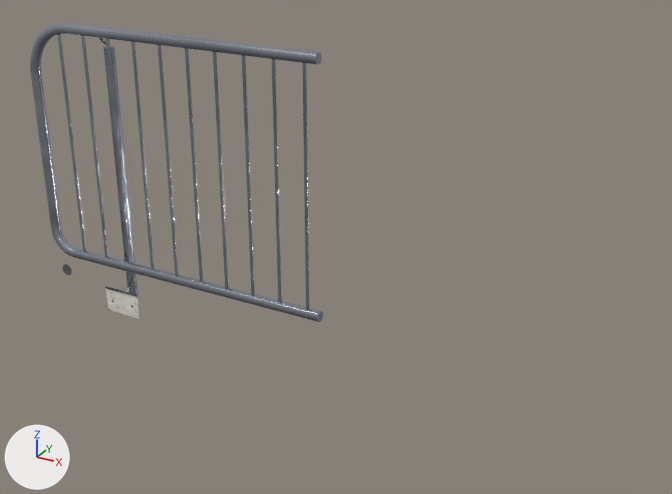
One commit to the glTF model public/katalog/modelle/gelaender-ende-rechts.gltf: the scene before it, then after it.
Before and after are seen from a 50 mm camera at (2.01, -2.47, 1.71) aimed at (0.62, 0.05, 0.45). The axes (+X, +Y, +Z) are drawn at lower left. The lights are the same throughout. The older version comes first. Vertices at exactly the same position are counted once.

Names of what the first picture shows: 'SK0001_Geländer-Ende_rechts.001'.
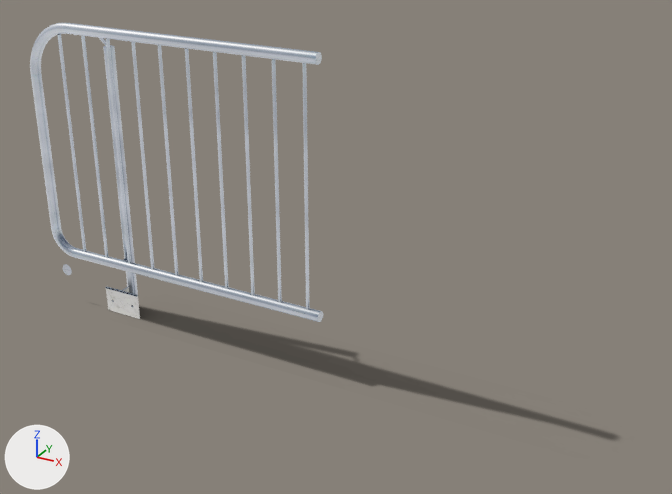
Location of each change, [x1, y1, x2, y2] in pixels of the pictures (672 x 494 px):
'Schatten', added
    after: [139, 306, 616, 439]
part 1 of me_sk0001_geländer_ende_rechts_001, recoloured (lighter)
    both: [30, 23, 323, 322]
part 2 of me_sk0001_geländer_ende_rechts_001, recoloured
    both: [106, 287, 140, 319]

The edits, one by one:
Picture 'gelaender-ende-rechts_licht' (img_gelaender_ende_rechts_licht) is new.
Picture 'gelaender-ende-rechts_schatten' (img_gelaender_ende_rechts_schatten) is new.
Material 'Stahl_web.016' (mat_stahl_web_016) is new.
Uses the picture img_gelaender_ende_rechts_licht.
Material 'Beton_web.025' (mat_beton_web_025) is new.
Uses the picture img_gelaender_ende_rechts_licht.
Material 'Schatten.023' (mat_schatten_023) is new.
Uses the picture img_gelaender_ende_rechts_schatten.
me_sk0001_geländer_ende_rechts_001 has 4095 vertices, 4157 faces and spans x -0.608..0.608, y -0.051..0.051, z 0.0..1.12.
me_sk0001_geländer_ende_rechts_001 is used by ob_sk0001_geländer_ende_rechts_001; location (0.0, 0.0, 0.0).
me_sk0001_geländer_ende_rechts_001 part 1: 3803 faces spanning x -0.608..0.608, y -0.051..0.051, z 0.0..1.12 switch from mat_stahl_web_044 to mat_stahl_web_016.
me_sk0001_geländer_ende_rechts_001 part 2: 352 faces spanning x -0.362..-0.202, y -0.036..0.051, z 0.0..0.104 switch from mat_beton_web_056 to mat_beton_web_025.
Mesh me_schatten is new.
It has 4 vertices, 2 faces and spans x -0.51..1.66, y -0.1..0.19, z 0.0.
It uses material mat_schatten_023.
Object 'Schatten' (ob_schatten) is new; it shows me_schatten.
Its location is (0.0, 0.0, 0.0).
